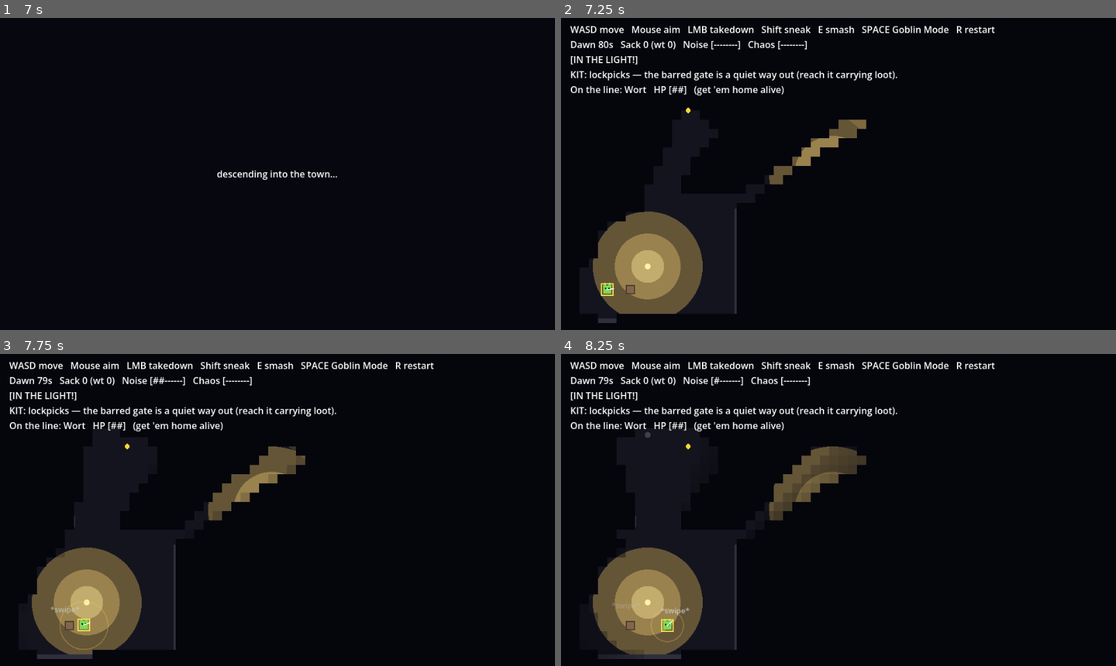
Above: before the commit, frames 1-4 (two rows, left to right).
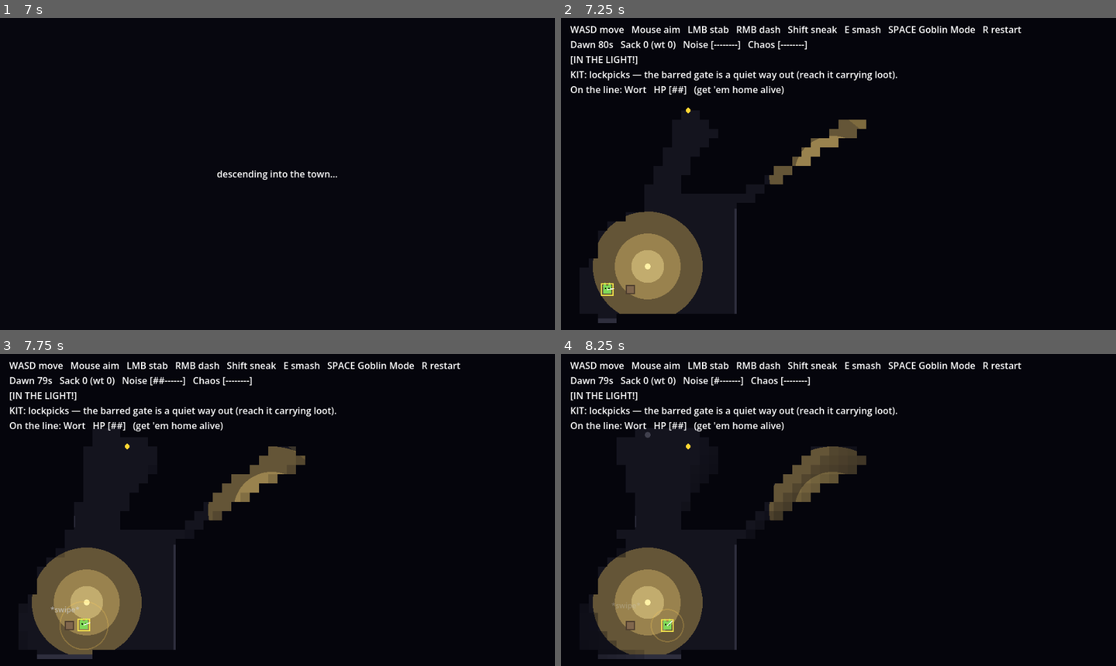
Above: after the commit, the same moments.

Repository: steverowley/goblin-mode
Game: Godot game, scene res://scenes/main.tscn
The game is run twice, just before and just after one commit, with the same random seed, the same clock (stepped at 60 frames per second) and the same inputs.
Inputs (mouse positions are in pixels of both pictures, inside the frame that each line leads up to):
- Up to frame 1 (7 s): click "Snik [H1 S4 B1]" at 0.5 s; click "Snik [H1 S4 B1] <- SENT" at 1.25 s; click "Grubba [H2 S1 B4]" at 2 s; click "Grubba [H2 S1 B4] <- SENT" at 2.75 s; click "Wort [H2 S2 B2]" at 3.5 s; click "Wort [H2 S2 B2] <- SENT" at 4.25 s; click "Breed a pup (4 food)" at 5 s; click "Lockpicks" at 5.75 s; click "Go raid >" at 6.5 s
- Up to frame 2 (7.25 s): no input
- Up to frame 3 (7.75 s): tap Enter at 7.25 s; move the mouse to (399, 494) at 7.27 s; hold D from 7.28 s (still down); tap Space at 7.35, 7.52 s; click (399, 494) at 7.42 s
- Up to frame 4 (8.25 s): tap Space at 7.82 s; release D at 8 s; drag from (727, 525) to (810, 572) at 8.02 s

Frame 1 is identical in both runs. In frame 2, 0.9% of the frame differs, in the area x 26-83%, y 2-5%; in frame 3, 0.9%; in frame 4, 0.9%, in the area x 18-83%, y 2-84%.

Commit message:
feat(raid): open brawl — front stabs, guard HP, telegraphed swings, dodge-roll
Blades & Bows v2. Combat becomes a real exchange, and stealth-first still holds
because guards fight back when you go loud.

- Removed the "must be unseen" takedown gate — you can stab from the FRONT now.
  An UNAWARE guard is still a one-hit silent takedown; an ALERTED guard is an
  open-brawl hit that chips its HP (guard.take_hit) and goes down at 0. A hit also
  flinches a guard out of a wind-up.
- Guards get per-type HP (brute 4, scout 2, base 3) and a TELEGRAPHED melee swing:
  in a chase, once in reach it rears back (~0.45s tell, drawn red) and COMMITS
  (stops), then strikes only if you're still in range — so the hit is dodgeable.
- Dodge-roll on RMB (player.start_dash): a quick burst with brief i-frames, on a
  cooldown. The raid's hit handler ignores a grab while dashing or scrambling.

Verified headless: per-guard HP, an unaware front-stab takedown, an alerted guard
chipped to death over 2 hits, a telegraphed strike landing after its wind-up, and
the dash granting i-frames.

Refs #11

Co-Authored-By: Claude Opus 4.8 (1M context) <noreply@anthropic.com>

Diff:
--- a/scripts/fun_probe.gd
+++ b/scripts/fun_probe.gd
@@ -22,7 +22,8 @@
 const DAWN_RAMP := 26.0          # final seconds where dawn-tension ramps the guards up
 const GRAB_R := 20.0
 const SMASH_R := 36.0
-const MELEE_R := 34.0            # reach of a stealth takedown (Bite 2.5)
+const MELEE_R := 34.0            # reach of a melee stab (Bite 2.5)
+const STAB_CD := 0.75            # min gap between stabs — longer than a guard's windup so you can't flinch-lock it
 const PLAYER_START := Vector2(80, 470)
 const EXIT_POS := Vector2(80, 80)
 const EXIT_R := 34.0
@@ -69,6 +70,7 @@
 var _hp := 1                         # sent goblin's Health = grabs it can take before it's nabbed
 var _hp_max := 1
 var _iframe_t := 0.0                 # remaining scramble i-frames
+var _stab_cd := 0.0                  # cooldown between melee stabs
 var _noise_mult := 1.0               # Sneak stat: <1 = quieter to guards (1.0 = neutral/standalone)
 
 var _player: GoblinScript
@@ -189,6 +191,7 @@
 	# Guard A — a big slow "brute" looping the central room (R3), the chokepoint.
 	var brute := GuardScript.new()
 	brute.nav = self           # pathfinds through doorways via the level's A* grid
+	brute.hp = 4               # the big brute soaks more hits in an open fight
 	add_child(brute)
 	brute.setup(PackedVector2Array([
 		Vector2(400, 100), Vector2(560, 100), Vector2(560, 460), Vector2(400, 460),
@@ -203,6 +206,7 @@
 	scout.chase_speed = 122.0
 	scout.view_dist = 235.0
 	scout.body_color = Color(0.85, 0.5, 0.2)   # orange — tells it apart from the brute
+	scout.hp = 2               # the fast scout is fragile
 	add_child(scout)
 	scout.setup(PackedVector2Array([
 		Vector2(760, 100), Vector2(900, 130), Vector2(900, 450), Vector2(720, 440),
@@ -275,6 +279,7 @@
 	if _state != "play":
 		return
 	_iframe_t = maxf(0.0, _iframe_t - delta)
+	_stab_cd = maxf(0.0, _stab_cd - delta)
 
 	# Lit by any still-burning lantern with a CLEAR line to the goblin — duck
 	# behind a wall and that light no longer reaches you (you're in shadow, hidden).
@@ -331,9 +336,10 @@
 	if _tint != null:
 		_tint.visible = (_state == "play" and _player.frenzy)
 	if _player != null:
-		# Flicker while scrambling free — but snap back to opaque the moment the raid
-		# ends, since _iframe_t stops ticking once _state leaves "play".
-		_player.modulate.a = 0.45 if (_iframe_t > 0.0 and _state == "play") else 1.0
+		# Flicker while scrambling free OR mid dodge-roll — but snap opaque the moment
+		# the raid ends, since those timers stop ticking once _state leaves "play".
+		var inv: bool = (_iframe_t > 0.0 or _player.dashing) and _state == "play"
+		_player.modulate.a = 0.45 if inv else 1.0
 	_update_info()
 	queue_redraw()
 	if _overlay != null:
@@ -346,6 +352,10 @@
 	if event is InputEventMouseButton and event.pressed and event.button_index == MOUSE_BUTTON_LEFT:
 		if _state == "play":
 			_try_takedown()
+		return
+	if event is InputEventMouseButton and event.pressed and event.button_index == MOUSE_BUTTON_RIGHT:
+		if _state == "play":
+			_player.start_dash()
 		return
 	if not (event is InputEventKey and event.pressed):
 		return
@@ -557,30 +567,42 @@
 ## that ISN'T already chasing you. A guard that's onto you (alerted) shrugs it off
 ## — that's the open-brawl rung (v2). Quiet: no alarm raised.
 func _try_takedown() -> void:
+	if _stab_cd > 0.0:
+		return                       # still recovering from the last stab — no spam-locking
+	_stab_cd = STAB_CD
 	var best = null
 	var best_d := MELEE_R
 	var f: Vector2 = _player.facing
 	for g in _guards:
-		if g.downed or g.alerted or g._can_see_player():
-			continue   # can't sneak-kill a guard that can see you coming — get behind it
+		if g.downed:
+			continue
 		var v: Vector2 = g.global_position - _player.global_position
 		var d := v.length()
 		if d <= best_d and (d < 8.0 or f.dot(v.normalized()) > 0.25):
 			best = g
 			best_d = d
-	if best != null:
+	if best == null:
+		_spawn_text(_player.global_position, "*swipe*", Color(0.8, 0.8, 0.8))
+		return
+	_emit_noise(best.global_position, 0.5)   # a scuffle — nearby guards may come looking
+	if best.alerted:
+		# It's already onto you -> an open-brawl hit that chips its HP (it swings back).
+		if best.take_hit(1):
+			_spawn_text(best.global_position, "DOWNED!", Color(1.0, 0.5, 0.3))
+		else:
+			_spawn_text(best.global_position, "*hit!*", Color(1.0, 0.7, 0.4))
+		_player.add_chaos(0.05)
+	else:
+		# Unaware -> a silent one-hit takedown.
 		best.take_down()
-		_emit_noise(best.global_position, 0.5)   # a muffled scuffle — nearby guards may come looking
 		_spawn_text(best.global_position, "*shhk* takedown!", Color(0.7, 1.0, 0.4))
 		_player.add_chaos(0.08)
-	else:
-		_spawn_text(_player.global_position, "*swipe*", Color(0.8, 0.8, 0.8))
 
 func _on_caught(g) -> void:
 	if _state != "play":
 		return
-	if _iframe_t > 0.0:
-		g.shake_off()               # already scrambling — re-arm this guard so its catch can't latch defanged
+	if _iframe_t > 0.0 or _player.dashing:
+		g.shake_off()               # scrambling or mid dodge-roll — re-arm this guard, no hit lands
 		return
 	_hp -= 1
 	if _hp <= 0:
@@ -631,7 +653,7 @@
 
 func _update_info() -> void:
 	var lines := PackedStringArray()
-	lines.append("WASD move   Mouse aim   LMB takedown   Shift sneak   E smash   SPACE Goblin Mode   R restart")
+	lines.append("WASD move   Mouse aim   LMB stab   RMB dash   Shift sneak   E smash   SPACE Goblin Mode   R restart")
 	var tag := ""
 	if _player.frenzy:
 		tag = "  *** GOBLIN MODE! ***"
--- a/scripts/guard.gd
+++ b/scripts/guard.gd
@@ -25,6 +25,7 @@
 var hear_range := 330.0          # how far a loudness-1.0 noise carries with no walls
 var hear_threshold := 0.12       # quieter than this (after falloff + walls) = unheard
 var body_color := Color(0.8, 0.3, 0.3)   # greybox body tint (per guard type)
+var hp := 3                              # open-brawl health (per guard type); 0 = downed
 
 # --- Shared behaviour tuning (the same for every guard). ---
 const WALL_MUFFLE := 0.32        # a wall between guard and the sound dampens it to this
@@ -35,7 +36,9 @@
 const SEARCH_TIME := 3.5         # seconds spent poking around last-seen before giving up
 const INVESTIGATE_TIME := 4.0    # seconds chasing a heard-noise point before giving up
 const SCAN_RATE := 1.5           # how fast the gaze sweeps while standing and searching
-const CATCH_DIST := 24.0
+const STRIKE_R := 30.0           # reach of a guard's telegraphed melee swing
+const WINDUP_TIME := 0.45        # the tell — it rears back this long before the blow lands (dodge it!)
+const STRIKE_CD := 0.85          # minimum gap between swings
 
 const GoblinScript := preload("res://scripts/player.gd")
 
@@ -51,6 +54,9 @@
 var investigating := false
 var searching := false
 var downed := false              # stealth-taken-down — inert for the rest of the raid
+var winding := false             # mid telegraphed wind-up (open brawl)
+var _windup_t := 0.0
+var _strike_cd := 0.0
 
 var _wp := 0
 var _player: GoblinScript = null
@@ -106,6 +112,7 @@
 ## raid — inert, blind, and harmless.
 func take_down() -> void:
 	downed = true
+	winding = false
 	velocity = Vector2.ZERO
 	alerted = false
 	investigating = false
@@ -113,6 +120,36 @@
 	_cone_pts = PackedVector2Array()
 	queue_redraw()
 
+## Open brawl: the goblin's stab lands on an ALREADY-ALERTED guard, chipping its
+## health. At 0 it goes down. A hit also jolts it out of a wind-up (a flinch).
+func take_hit(dmg: int) -> bool:
+	hp -= dmg
+	if hp <= 0:
+		take_down()
+		return true
+	winding = false
+	_strike_cd = maxf(_strike_cd, 0.25)
+	return false
+
+## Telegraphed melee strike (open brawl). In a chase, once it's in reach it REARS
+## BACK (a visible tell) then swings — dodge by getting out of reach before it lands.
+func _attack_step(delta: float) -> void:
+	_strike_cd = maxf(0.0, _strike_cd - delta)
+	if state != State.CHASE or _player == null:
+		winding = false
+		return
+	if winding:
+		_windup_t -= delta
+		if _windup_t <= 0.0:
+			winding = false
+			_strike_cd = STRIKE_CD
+			if not _caught and global_position.distance_to(_player.global_position) < STRIKE_R:
+				_caught = true
+				caught_player.emit()        # the blow connects — the level applies it as a hit + scramble
+	elif global_position.distance_to(_player.global_position) < STRIKE_R and _strike_cd <= 0.0:
+		winding = true
+		_windup_t = WINDUP_TIME
+
 func _physics_process(delta: float) -> void:
 	if downed:
 		return
@@ -121,11 +158,8 @@
 		last_seen = _player.global_position
 		heard_pos = _player.global_position
 	_decide(delta)
+	_attack_step(delta)
 	_act(delta)
-
-	if not _caught and state == State.CHASE and _player != null and global_position.distance_to(_player.global_position) < CATCH_DIST:
-		_caught = true
-		caught_player.emit()
 
 	if state != State.CHASE:
 		_compute_cone()
@@ -239,6 +273,10 @@
 # --- BODY -----------------------------------------------------------------
 
 func _act(delta: float) -> void:
+	if winding:
+		velocity = Vector2.ZERO          # committed to the swing — this gap is the dodge window
+		move_and_slide()
+		return
 	var p_speed := patrol_speed * (1.0 + 0.5 * _tension)
 	var target := global_position
 	var speed := 0.0
@@ -325,9 +363,16 @@
 			cone_col = Color(1, 0.55, 0.1, 0.13)
 		draw_colored_polygon(_cone_pts, cone_col)
 
+	# Telegraphed strike wind-up — a red tell the player reads to dodge.
+	if winding and _player != null:
+		var tp := 1.0 - clampf(_windup_t / WINDUP_TIME, 0.0, 1.0)   # 0..1 as the swing charges
+		var dirp := (_player.global_position - global_position).normalized()
+		draw_circle(Vector2.ZERO, 22.0 + 8.0 * tp, Color(1.0, 0.2, 0.1, 0.22))
+		draw_line(Vector2.ZERO, dirp * (STRIKE_R * tp), Color(1.0, 0.35, 0.1, 0.85), 3.0)
 	# Big tall-folk body (deliberately larger than the goblin).
-	draw_rect(Rect2(-16, -16, 32, 32), body_color)
-	draw_rect(Rect2(-16, -16, 32, 32), body_color.darkened(0.45), false, 2.0)
+	var bcol: Color = body_color.lerp(Color(1.0, 0.25, 0.1), 0.5) if winding else body_color
+	draw_rect(Rect2(-16, -16, 32, 32), bcol)
+	draw_rect(Rect2(-16, -16, 32, 32), bcol.darkened(0.45), false, 2.0)
 	draw_line(Vector2.ZERO, facing * 22.0, Color.WHITE, 2.0)
 
 	# State pip: red chase, sky-blue search, orange investigate, amber niggle.
--- a/scripts/player.gd
+++ b/scripts/player.gd
@@ -15,6 +15,9 @@
 const FRENZY_COST := 0.5         # chaos needed (and spent) to go feral
 const STEP_INTERVAL := 0.34      # seconds between footstep-noise events while walking
 const FRENZY_STEP_INTERVAL := 0.16   # feral feet are loud and fast
+const DASH_SPEED := 300.0            # dodge-roll burst speed (open brawl)
+const DASH_TIME := 0.16
+const DASH_CD := 0.7
 
 signal noise_made(pos, loudness)     # a footstep — the level routes it to listeners
 
@@ -25,6 +28,11 @@
 var sack := 0                    # shinies grabbed (value)
 var weight := 0.0                # sack weight (slows + loudens you)
 var carry := 1.0                 # brawn stat: >1 lugs a heavy sack with less drag/noise (1.0 = neutral)
+var dashing := false             # dodge-roll burst (open brawl) — grants brief i-frames
+var _dash_dir := Vector2.RIGHT
+var _dash_t := 0.0
+var _dash_cd := 0.0
+var _move_dir := Vector2.ZERO
 var frenzy := false
 var frenzy_timer := 0.0
 var facing := Vector2.RIGHT
@@ -59,6 +67,14 @@
 	if to_mouse.length() > 1.0:
 		facing = to_mouse.normalized()
 
+	# Dodge-roll (open brawl): a quick burst with brief i-frames, on a cooldown.
+	_move_dir = dir
+	_dash_cd = maxf(0.0, _dash_cd - delta)
+	if dashing:
+		_dash_t -= delta
+		if _dash_t <= 0.0:
+			dashing = false
+
 	if frenzy:
 		frenzy_timer -= delta
 		if frenzy_timer <= 0.0:
@@ -73,7 +89,10 @@
 		var base := SNEAK_SPEED if is_sneaking else WALK_SPEED
 		speed = base * clampf(1.0 - weight * WEIGHT_DRAG / carry, 0.45, 1.0)
 
-	velocity = dir * speed
+	if dashing:
+		velocity = _dash_dir * DASH_SPEED
+	else:
+		velocity = dir * speed
 	move_and_slide()
 
 	# Noise: max in frenzy; otherwise rises while moving, with a weight-based
@@ -128,6 +147,15 @@
 	frenzy_timer = FRENZY_TIME
 	chaos = maxf(0.0, chaos - FRENZY_COST)
 
+## A dodge-roll: burst in the movement direction (or where you're aiming if still).
+func start_dash() -> void:
+	if _dash_cd > 0.0 or frenzy:
+		return
+	_dash_dir = (_move_dir if _move_dir != Vector2.ZERO else facing).normalized()
+	dashing = true
+	_dash_t = DASH_TIME
+	_dash_cd = DASH_CD
+
 func _draw() -> void:
 	var wob := sin(_wiggle) * 2.0    # waddle
 	# Noise ring (turns angry-red in frenzy).
